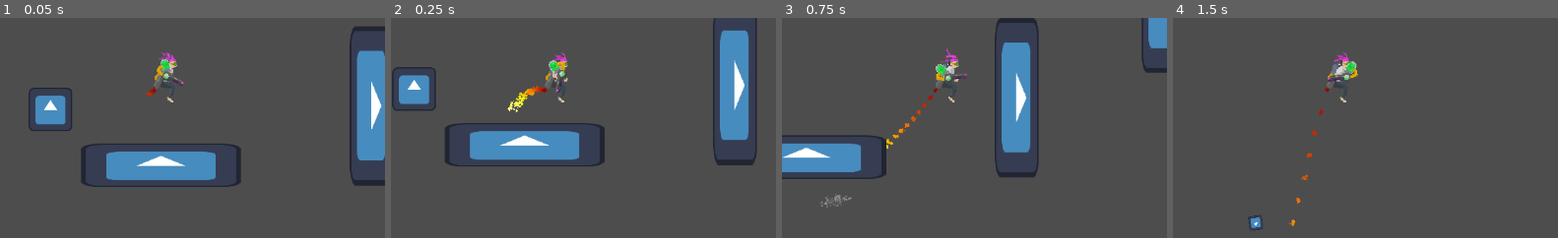
Above: before the commit, frames 1-4 (left to right).
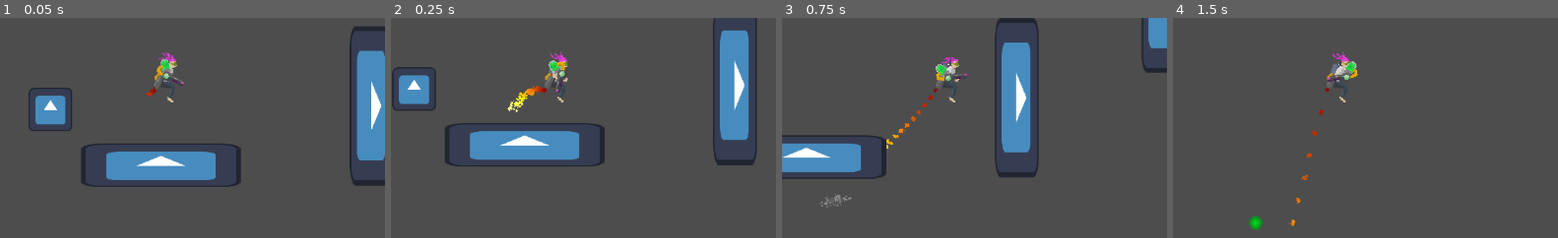
Above: after the commit, the same moments.

Repository: Sn0wy8/Haven
Game: Godot game, scene res://Scenes/main.tscn
The game is run twice, just before and just after one commit, with the same random seed, the same clock (stepped at 60 frames per second) and the same inputs. The engine's default icon, where the game draws it, is replaced by a stand-in: a white triangle on a blue panel in a dark square.
Inputs (mouse positions are % of the whole screen's width and height, from its top left):
- Up to frame 1 (0.05 s): no input
- Up to frame 2 (0.25 s): no input
- Up to frame 3 (0.75 s): move the mouse to (74, 45) at 0.52 s; hold D (RIGHT) from 0.53 s (still down); hold W (UP) from 0.53 s (still down)
- Up to frame 4 (1.5 s): keep holding D (RIGHT); move the mouse to (31, 55) at 1.27 s; release W (UP) at 1.28 s; click (31, 55) at 1.35 s
The pictures show only the part of the screen within x 29-79%, y 37-86%; the shares and areas given below are measured in that part.

Frame 1 is identical in both runs. In frame 2, 0.1% of the frame differs, in the area x 39-46%, y 15-39%; in frame 3, 0.2%; in frame 4, 0.3%, in the area x 19-46%, y 15-97%.

Commit message:
sprites n bullet hcange

Diff:
--- a/haven/Scenes/bullet.tscn
+++ b/haven/Scenes/bullet.tscn
@@ -1,9 +1,14 @@
 [gd_scene format=3 uid="uid://cmyg27jdy6160"]
 
-[ext_resource type="Texture2D" uid="uid://uelvhslkv8pv" path="res://icon.svg" id="1_v8qja"]
+[ext_resource type="Texture2D" uid="uid://duj5ttatbb8ih" path="res://Assets/Sprites/slime ball.png" id="2_odot3"]
 [ext_resource type="Script" uid="uid://0vj47ksbt8le" path="res://Scripts/bullet.gd" id="2_t4vbm"]
+[ext_resource type="Texture2D" uid="uid://ck0gtmw50wqhi" path="res://Assets/Sprites/slime thingy normal map.png" id="3_t8o6v"]
 [ext_resource type="Script" uid="uid://c53ev2josjy72" path="res://Scripts/MyHitBox.gd" id="3_ycag2"]
 [ext_resource type="Script" uid="uid://b3w58g6t4y00r" path="res://Scenes/break_collide.gd" id="4_6afsh"]
+
+[sub_resource type="CanvasTexture" id="CanvasTexture_qqcod"]
+diffuse_texture = ExtResource("2_odot3")
+normal_texture = ExtResource("3_t8o6v")
 
 [sub_resource type="Animation" id="Animation_ycag2"]
 resource_name = "remove"
@@ -13,14 +18,14 @@
 &"remove": SubResource("Animation_ycag2")
 }
 
-[sub_resource type="RectangleShape2D" id="RectangleShape2D_6afsh"]
-size = Vector2(40.00001, 42.000023)
+[sub_resource type="CircleShape2D" id="CircleShape2D_8erm5"]
+radius = 20.000011
 
 [sub_resource type="CircleShape2D" id="CircleShape2D_g4v7s"]
 radius = 20.0
 
 [sub_resource type="CircleShape2D" id="CircleShape2D_yf5fn"]
-radius = 20.0
+radius = 20.024984
 
 [node name="Bullet" type="CharacterBody2D" unique_id=807011515]
 collision_layer = 2
@@ -28,8 +33,8 @@
 script = ExtResource("2_t4vbm")
 
 [node name="Sprite2D" type="Sprite2D" parent="." unique_id=1364293907]
-scale = Vector2(0.3125, 0.328125)
-texture = ExtResource("1_v8qja")
+scale = Vector2(2.8, 2.934)
+texture = SubResource("CanvasTexture_qqcod")
 
 [node name="AnimationPlayer" type="AnimationPlayer" parent="." unique_id=295394808]
 root_node = NodePath("../..")
@@ -44,7 +49,7 @@
 
 [node name="CollisionShape2D" type="CollisionShape2D" parent="MyHitBox" unique_id=900177248]
 scale = Vector2(0.9999995, 0.99999946)
-shape = SubResource("RectangleShape2D_6afsh")
+shape = SubResource("CircleShape2D_8erm5")
 
 [node name="Colliding" type="CollisionShape2D" parent="." unique_id=1630953249]
 shape = SubResource("CircleShape2D_g4v7s")
--- a/haven/Scenes/player.tscn
+++ b/haven/Scenes/player.tscn
@@ -3,7 +3,9 @@
 [ext_resource type="Script" uid="uid://b02i6gu8ut3mp" path="res://Scripts/player.gd" id="1_6t5aa"]
 [ext_resource type="Texture2D" uid="uid://c2vx0e4xsjvis" path="res://Assets/Sprites/Spritesheet.png" id="2_fkybt"]
 [ext_resource type="Texture2D" uid="uid://uelvhslkv8pv" path="res://icon.svg" id="2_vgqql"]
+[ext_resource type="Texture2D" uid="uid://bipdag450e2y6" path="res://Assets/Sprites/FALLING ACTUAL.png" id="3_3smsa"]
 [ext_resource type="PackedScene" uid="uid://c8815eok78ono" path="res://Scenes/gun.tscn" id="3_fkybt"]
+[ext_resource type="Texture2D" uid="uid://coxvsrbxqfm2j" path="res://Assets/Sprites/rising.png" id="4_8erm5"]
 [ext_resource type="Script" uid="uid://b13hwkbn70rvx" path="res://MyHurtBox.gd" id="4_vgqql"]
 [ext_resource type="Texture2D" uid="uid://d155ogfwnkeo7" path="res://PARTICLE.png" id="6_x3wgy"]
 
@@ -29,6 +31,50 @@
 
 [sub_resource type="AtlasTexture" id="AtlasTexture_gymyn"]
 atlas = ExtResource("2_fkybt")
+region = Rect2(320, 0, 64, 64)
+
+[sub_resource type="AtlasTexture" id="AtlasTexture_pu2lt"]
+atlas = ExtResource("3_3smsa")
+region = Rect2(0, 0, 64, 64)
+
+[sub_resource type="AtlasTexture" id="AtlasTexture_ukyrk"]
+atlas = ExtResource("3_3smsa")
+region = Rect2(64, 0, 64, 64)
+
+[sub_resource type="AtlasTexture" id="AtlasTexture_7dp3o"]
+atlas = ExtResource("3_3smsa")
+region = Rect2(128, 0, 64, 64)
+
+[sub_resource type="AtlasTexture" id="AtlasTexture_h4iuc"]
+atlas = ExtResource("3_3smsa")
+region = Rect2(192, 0, 64, 64)
+
+[sub_resource type="AtlasTexture" id="AtlasTexture_fd4e3"]
+atlas = ExtResource("3_3smsa")
+region = Rect2(320, 0, 64, 64)
+
+[sub_resource type="AtlasTexture" id="AtlasTexture_qqcod"]
+atlas = ExtResource("4_8erm5")
+region = Rect2(0, 0, 64, 64)
+
+[sub_resource type="AtlasTexture" id="AtlasTexture_igrcy"]
+atlas = ExtResource("4_8erm5")
+region = Rect2(64, 0, 64, 64)
+
+[sub_resource type="AtlasTexture" id="AtlasTexture_fs7ks"]
+atlas = ExtResource("4_8erm5")
+region = Rect2(128, 0, 64, 64)
+
+[sub_resource type="AtlasTexture" id="AtlasTexture_l6n3p"]
+atlas = ExtResource("4_8erm5")
+region = Rect2(192, 0, 64, 64)
+
+[sub_resource type="AtlasTexture" id="AtlasTexture_olqyp"]
+atlas = ExtResource("4_8erm5")
+region = Rect2(256, 0, 64, 64)
+
+[sub_resource type="AtlasTexture" id="AtlasTexture_wpjfl"]
+atlas = ExtResource("4_8erm5")
 region = Rect2(320, 0, 64, 64)
 
 [sub_resource type="SpriteFrames" id="SpriteFrames_yf5fn"]
@@ -54,6 +100,49 @@
 }],
 "loop": 1,
 "name": &"default",
+"speed": 10.0
+}, {
+"frames": [{
+"duration": 1.0,
+"texture": SubResource("AtlasTexture_pu2lt")
+}, {
+"duration": 1.0,
+"texture": SubResource("AtlasTexture_ukyrk")
+}, {
+"duration": 1.0,
+"texture": SubResource("AtlasTexture_7dp3o")
+}, {
+"duration": 1.0,
+"texture": SubResource("AtlasTexture_h4iuc")
+}, {
+"duration": 1.0,
+"texture": SubResource("AtlasTexture_fd4e3")
+}],
+"loop": 1,
+"name": &"falling",
+"speed": 10.0
+}, {
+"frames": [{
+"duration": 1.0,
+"texture": SubResource("AtlasTexture_qqcod")
+}, {
+"duration": 1.0,
+"texture": SubResource("AtlasTexture_igrcy")
+}, {
+"duration": 1.0,
+"texture": SubResource("AtlasTexture_fs7ks")
+}, {
+"duration": 1.0,
+"texture": SubResource("AtlasTexture_l6n3p")
+}, {
+"duration": 1.0,
+"texture": SubResource("AtlasTexture_olqyp")
+}, {
+"duration": 1.0,
+"texture": SubResource("AtlasTexture_wpjfl")
+}],
+"loop": 1,
+"name": &"rising",
 "speed": 5.0
 }]
 
@@ -78,7 +167,7 @@
 [node name="AnimatedSprite2D" type="AnimatedSprite2D" parent="." unique_id=1555473064]
 scale = Vector2(3, 3)
 sprite_frames = SubResource("SpriteFrames_yf5fn")
-frame_progress = 0.54027575
+animation = &"rising"
 
 [node name="CPUParticles2D" type="CPUParticles2D" parent="." unique_id=94178950]
 position = Vector2(-47, 34)
--- a/haven/Scripts/player.gd
+++ b/haven/Scripts/player.gd
@@ -42,10 +42,13 @@
 	if Input.is_action_pressed("UP"):
 		velocity.y += VERT_VELOCITY * delta
 		velocity.y -= GRAVITY * delta
-
-	if Input.is_action_pressed("DOWN"):
+		animation.play("rising")
+	elif Input.is_action_pressed("DOWN"):
 		velocity.y -= VERT_VELOCITY * delta
 		velocity.y -= GRAVITY * delta
+		animation.play("falling")
+	else:
+		animation.play("default")
 
 
 	var direction := Input.get_axis("LEFT", "RIGHT")
@@ -62,7 +65,6 @@
 	gun.scale.y = 1 if mouse_direction.x > 0 else -1
 	gun.show_behind_parent = mouse_direction.y < 0
 	gun.look_at(get_global_mouse_position())
-	animation.play("default")
 	print(velocity.y)
 
 func take_damage(delta: float) -> void:
Binary file added: haven/Assets/Sprites/FALLING ACTUAL.png
Not shown, added: haven/Assets/Sprites/FALLING ACTUAL.png.import
Binary file added: haven/Assets/Sprites/rising.png
Not shown, added: haven/Assets/Sprites/rising.png.import
Binary file added: haven/Assets/Sprites/slime ball.png
Not shown, added: haven/Assets/Sprites/slime ball.png.import
Binary file added: haven/Assets/Sprites/slime thingy normal map.png
Not shown, added: haven/Assets/Sprites/slime thingy normal map.png.import
